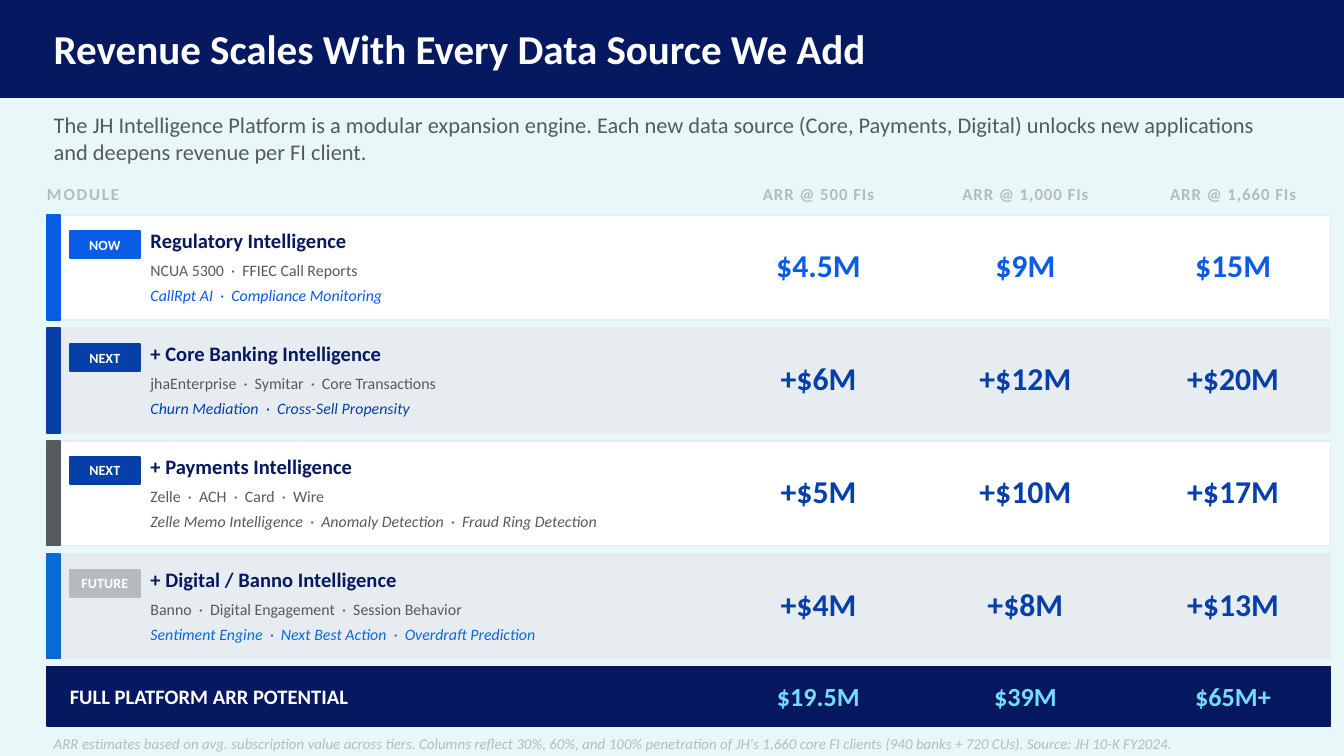
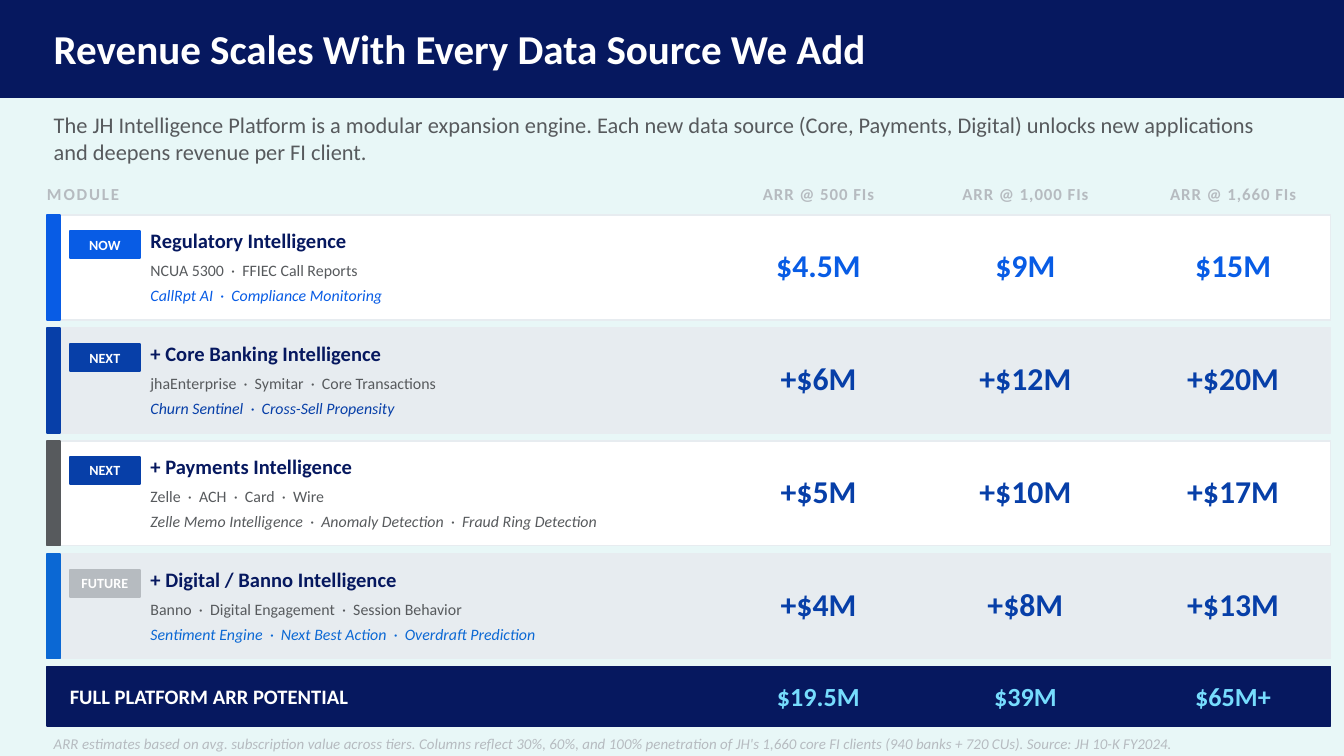
Before and after one commit to MonkeyWrenchGang/jhai_presentations, a slide deck: slide 17 of JH_DS_Strategy_JHBI.pptx. Drawn at 1344x756 pixels with LibreOffice and Linux fonts; fonts in the diff are those of the drawing. Boxes give left, top, right and bottom in pixels: in the first picture for what was removed or moved away, otherwise in the second. Text is boxed around its words. In the diff, an @@ line names an element or a change of style, - is before the commit and + after.

Commit message:
Rename to Churn Sentinel; add two-phase ACH-first signal story
- Renamed Attrition/Churn Mediation → Churn Sentinel throughout
- Detail slide rewritten: Phase 1 = ACH direct deposit monitoring,
  Phase 2 = core banking + Banno digital signal enrichment
- App Delivery Gantt: split into Churn Sentinel (Phase 1 ACH) and
  Churn Sentinel+ (Phase 2 Core+Digital) rows
- Phased Roadmap Phase 1 bullets: ACH pipeline ingestion + Sentinel launch
- Phased Roadmap Phase 2: Churn Sentinel+ chip added, bullets updated
- Next Steps: updated scoping item to ACH pipeline + DD monitoring spec
- Metric 3 updated to Q3 FY26 Phase 1 target

```diff
--- a/JH_DS_Strategy_JHBI.pptx
+++ b/JH_DS_Strategy_JHBI.pptx
@@ text at [150,403,394,417]: text changed @@
-Churn Mediation · Cross-Sell Propensity
+Churn Sentinel · Cross-Sell Propensity
```
Also in this commit, not shown: 8 other slides changed, 1 other file.
